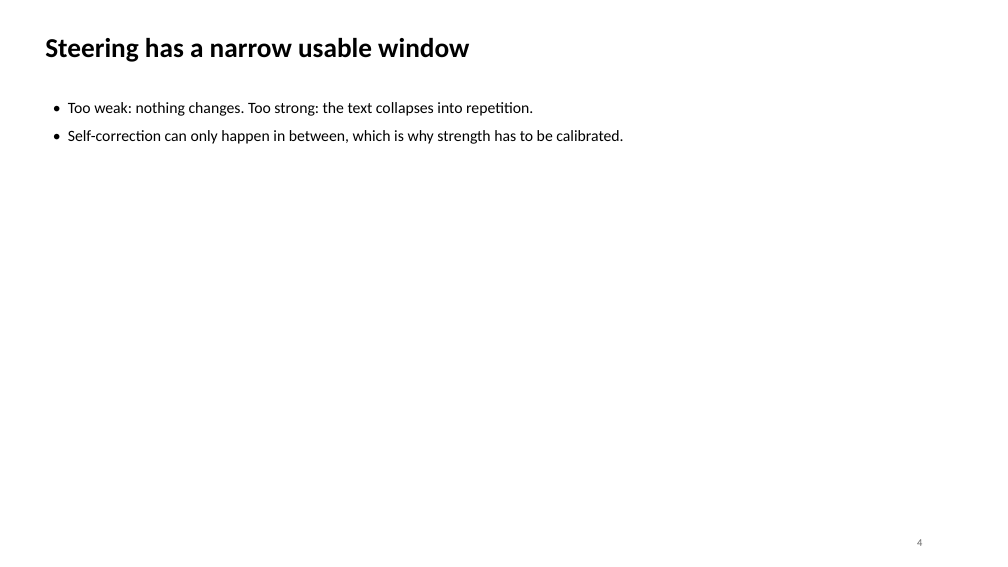
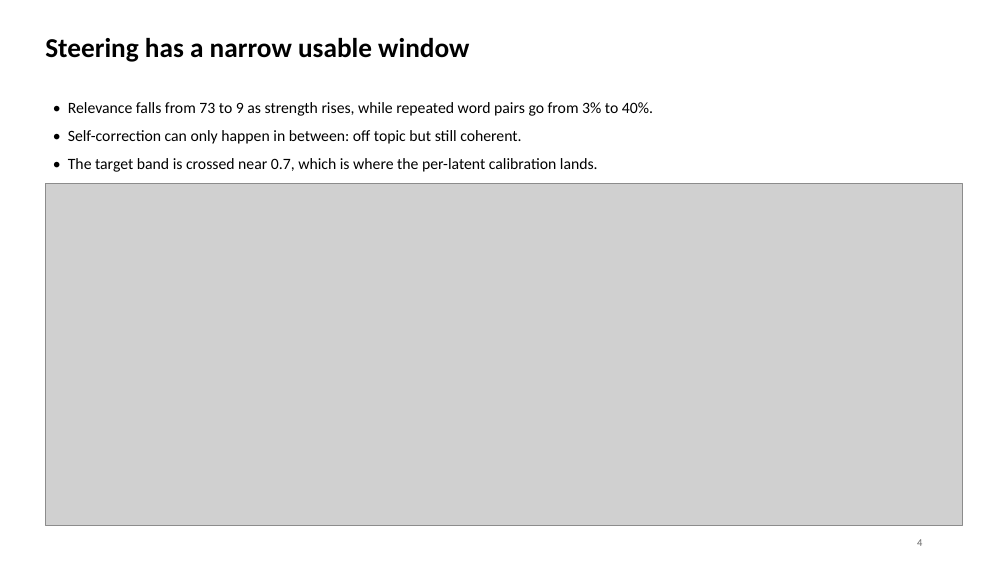
Before and after one commit to shouvik-majumder/steering-resistance, a slide deck: slide 4 of data/deck/ESR_replication.pptx. Drawn at 1008x567 pixels with LibreOffice and Linux fonts; fonts in the diff are those of the drawing; grey boxes stand for pictures. Boxes give left, top, right and bottom in pixels: in the first picture for what was removed or moved away, otherwise in the second. Text is boxed around its words. In the diff, an @@ line names an element or a change of style, - is before the commit and + after.

Commit message:
Boost sweep figure and final ESR deck (14 slides, all figures present)

```diff
--- a/data/deck/ESR_replication.pptx
+++ b/data/deck/ESR_replication.pptx
@@ text at box(68, 102, 653, 172): text changed @@
-• Too weak: nothing changes. Too strong: the text collapses into repetition.
-• Self-correction can only happen in between, which is why strength has to be calibrated.
+• Relevance falls from 73 to 9 as strength rises, while repeated word pairs go from 3% to 40%.
+• Self-correction can only happen in between: off topic but still coherent.
+• The target band is crossed near 0.7, which is where the per-latent calibration lands.
@@ picture added at box(45, 184, 963, 526) @@
```
Also in this commit, not shown: 1 other file.
